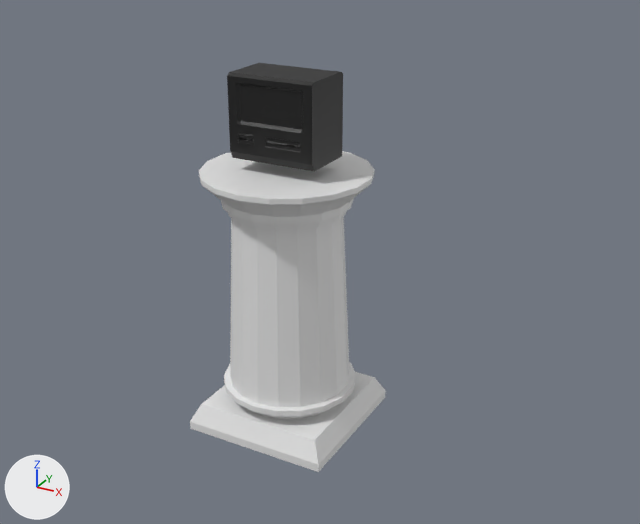
Renders of the glTF model models/podium.gltf from each side of a commit.
The view is the same before and after, from a 50 mm lens placed at (7.74, -12.86, 7.38), pointed at (0.57, 0.17, 0.86). The lights are fixed; the arrows at lower left show +X, +Y and +Z. Where no turn or scale is listed for an object, it has been applied to the vertices. Vertices at the same position are counted once.
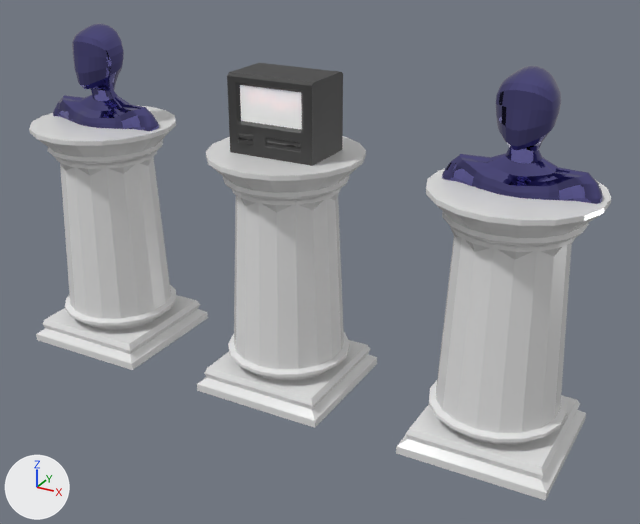
The newer file is also rescaled (x1.104), turned or shifted as a whole; pictures and numbers use the older file's frame.

The change, as a diff of the scene's bpy script:
```diff
--- a/models/podium.gltf.py
+++ b/models/podium.gltf.py
@@ img_wannaenter @@
+img_wannaenter = load_image('wannaenter', '_unpacked/wannaenter', 700, 500, 'sRGB')
@@ mat_material_005 @@
+mat_material_005 = bpy.data.materials.new('Material.005')
+# colours: white #ffffff
+# uses the picture img_wannaenter
@@ mat_body_002 @@
+mat_body_002 = principled_material('body.002')
+mat_body_002.base_color = (0.145, 0.135, 0.371)  # blue #6a67a4
+mat_body_002.metallic = 1.0
+mat_body_002.roughness = 0.0
@@ mat_body @@
+mat_body = principled_material('body')
+mat_body.base_color = (0.145, 0.135, 0.371)  # blue #6a67a4
+mat_body.metallic = 1.0
+mat_body.roughness = 0.0
@@ me_cube_001 @@
 me_cube_001.from_pydata(...)  # 1352 vertices, 2758 faces; spans x -0.82..0.82, y -0.59..0.54, z -0.5..1.0
 # used by ob_cube; location = (0.0, 0.0, 3.3)
+# me_cube_001 part 1: 72 faces spanning x -0.6..0.6, y -0.5, z 0.2..0.81 switch from mat_material_007 (black #161616) to mat_material_005
@@ me_cube_002 @@
+me_cube_002.from_pydata(...)  # 1352 vertices, 2700 faces; spans x -1.25..1.25, y -0.5..0.53, z -0.72..1.24
+me_cube_002.materials.append(mat_body_002)  # blue #6a67a4
@@ me_cube_003 @@
+me_cube_003.from_pydata(...)  # 1352 vertices, 2700 faces; spans x -1.25..1.25, y -0.5..0.53, z -0.72..1.24
+me_cube_003.materials.append(mat_body)  # blue #6a67a4
@@ me_cylinder_1 @@
+me_cylinder_1.from_pydata(...)  # 1032 vertices, 2040 faces; spans x -1.38..9.66, y -1.4..1.4, z -2.23..2.33
+me_cylinder_1.materials.append(mat_material_001)  # white #e7e7e7
@@ ob_cylinder @@
-ob_cylinder = bpy.data.objects.new('Cylinder', me_cylinder)
-ob_cylinder.location = (0.0, 0.0, 0.0)
@@ ob_model_002 @@
+ob_model_002 = bpy.data.objects.new('model.002', me_cube_002)
+ob_model_002.location = (4.17, 0.0, 3.53)
@@ ob_model @@
+ob_model = bpy.data.objects.new('model', me_cube_003)
+ob_model.location = (-4.15, 0.0, 3.53)
@@ ob_podium @@
+ob_podium = bpy.data.objects.new('podium', me_cylinder_1)
+ob_podium.location = (-4.15, 0.0, 0.58)
```

What differs and where, as boxes [x1, y1, x2, y2] in the pictures (640 x 524 px):
'podium', added: after [29, 105, 611, 501]
'Cylinder', deleted: before [190, 151, 386, 472]
'model.002', added (blue): after [442, 66, 603, 204]
'model', added (blue): after [53, 23, 159, 131]
part 1 of me_cube_001, recoloured (black to white): [240, 85, 302, 130] in both
